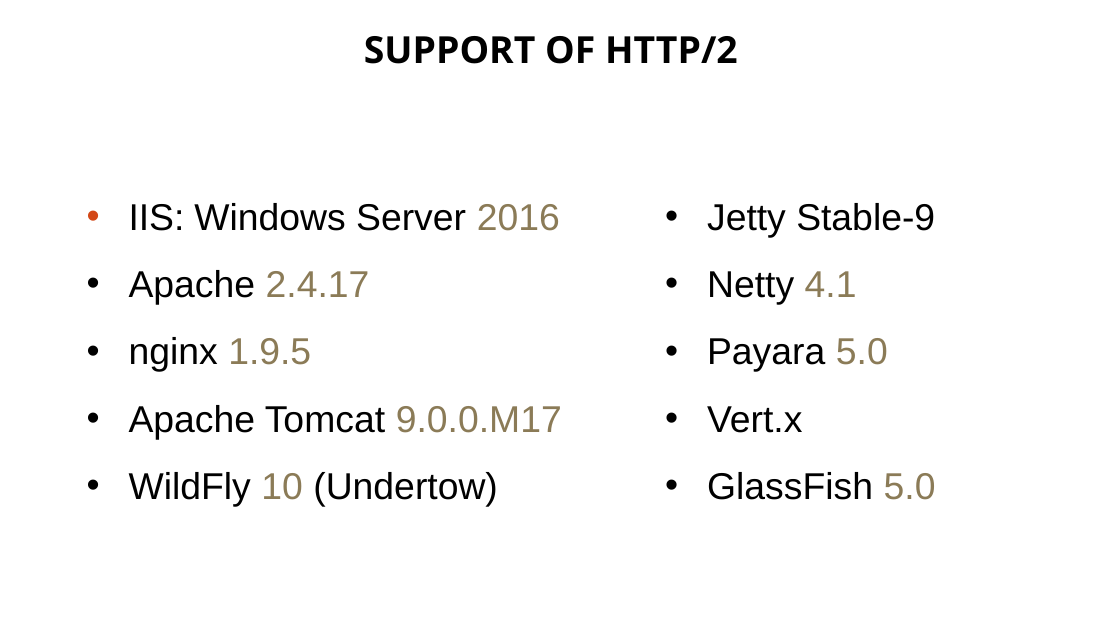
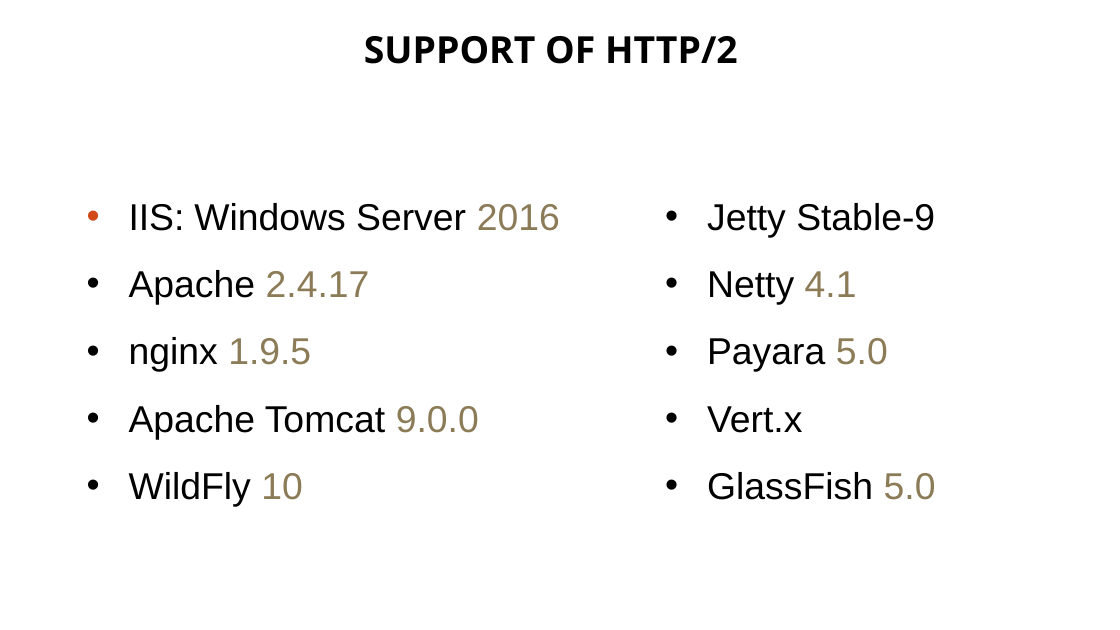
Before and after one commit to Zenon8/http2-inv, a slide deck: slide 6 of presentation/Http2 - Kotlin.pptx. Drawn at 1120x630 pixels with LibreOffice and Linux fonts; fonts in the diff are those of the drawing; background and template pictures are left out. Boxes give left, top, right and bottom in pixels: in the first picture for what was removed or moved away, otherwise in the second. Text is boxed around its words. In the diff, an @@ line names an element or a change of style, - is before the commit and + after.

```diff
--- a/presentation/Http2 - Kotlin.pptx
+++ b/presentation/Http2 - Kotlin.pptx
@@ text at (x1=129, y1=405, x2=479, y2=507): text changed @@
-• Apache Tomcat 9.0.0.M17
-• WildFly 10 (Undertow)
+• Apache Tomcat 9.0.0
+• WildFly 10
```
Also in this commit, not shown: 7 other slides changed, 7 slides added, 5 slides removed, 2 other files.
